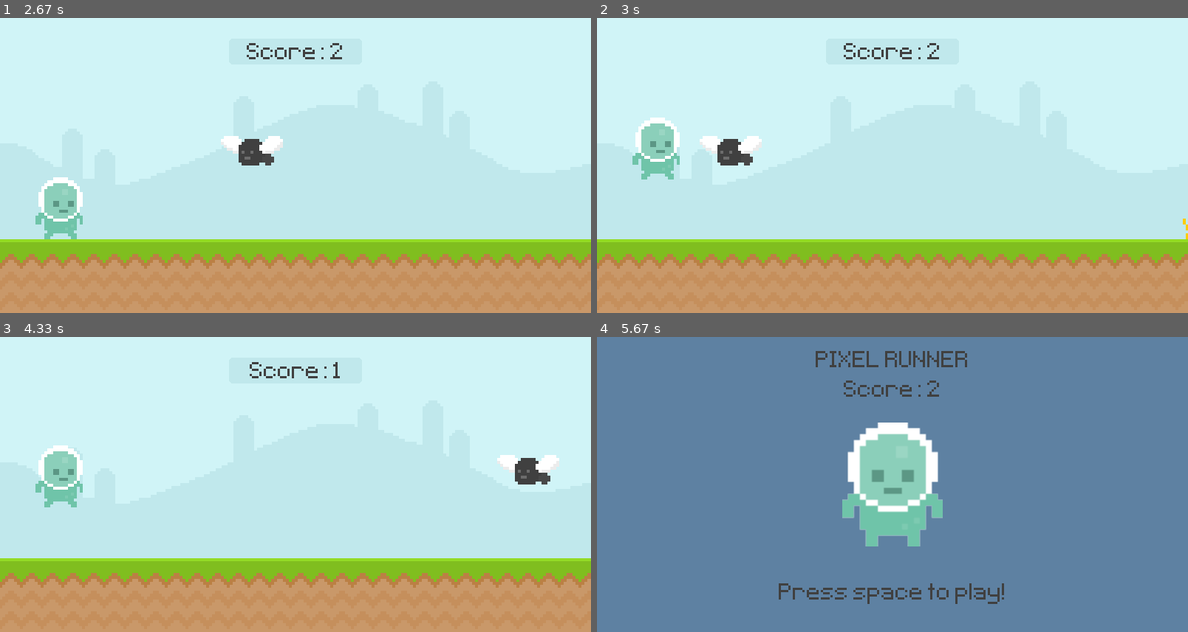
Above: before the commit, frames 1-4 (two rows, left to right).
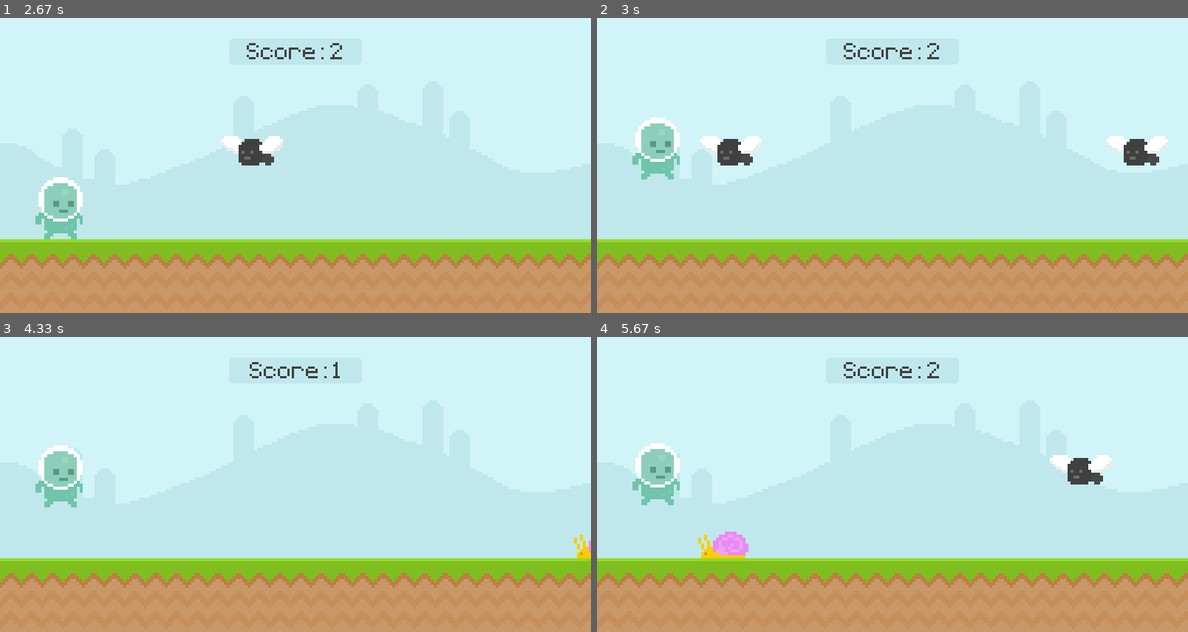
Above: after the commit, the same moments.

Repository: devloos/Python
Game: pygame game, started from projects/runner/index.py
Two runs of this game, one before a commit and one after it. Both use one fixed random seed, a clock stepped at 60 frames per second and the inputs below.
Inputs (mouse positions are in pixels of both pictures, inside the frame that each line leads up to):
- Up to frame 1 (2.67 s): tap Space at 0.33, 2, 2.4 s; click (59, 206) at 0.72 s
- Up to frame 2 (3 s): tap Space at 2.7, 2.88 s
- Up to frame 3 (4.33 s): tap Space at 3.1, 3.22, 3.43, 3.72, 3.93, 4.15 s
- Up to frame 4 (5.67 s): tap Space at 4.62, 4.83, 5.47 s

Frame 1 is identical in both runs. In frame 2, 0.7% of the frame differs, in the area x 86-100%, y 40-75%; in frame 3, 0.8%; in frame 4, 100%, in the area x 0-100%, y 0-100%.

Commit message:
from bit to int

Diff:
--- a/projects/runner/index.py
+++ b/projects/runner/index.py
@@ -1,7 +1,7 @@
 import pygame
 from collections import defaultdict
 from sys import exit
-from random import randint, getrandbits
+from random import randint
 
 # pygame setup
 pygame.init()
@@ -126,7 +126,7 @@
                     player_gravity = -9.5
 
             if event.type == obstacle_event:
-                type = 'snail' if bool(getrandbits(1)) else 'fly'
+                type = 'snail' if bool(randint(0, 2)) else 'fly'
                 entity_rect = None
 
                 if type == 'snail':
